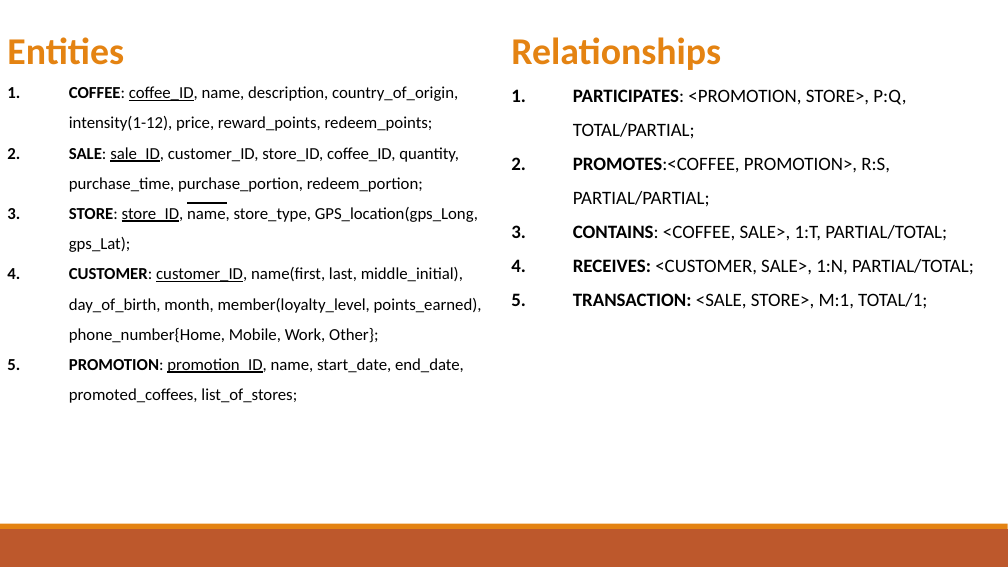
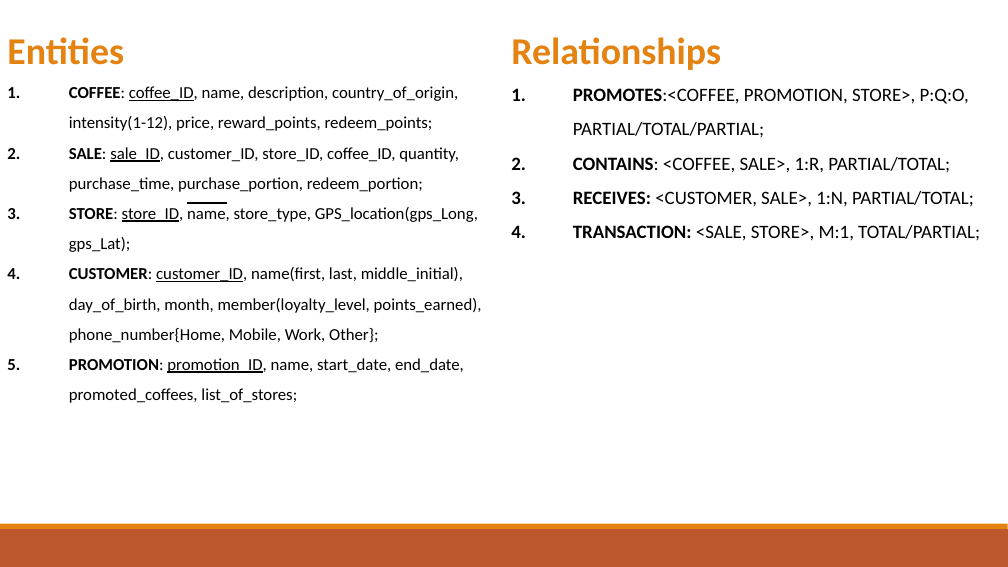
Before and after one commit to cnecciai/BoutiqueCoffee, a slide deck: slide 6 of Project/ER Model.pptx. Drawn at 1008x567 pixels with LibreOffice and Linux fonts; fonts in the diff are those of the drawing. Boxes give left, top, right and bottom in pixels: in the first picture for what was removed or moved away, otherwise in the second. Text is boxed around its words. In the diff, an @@ line names an element or a change of style, - is before the commit and + after.

```diff
--- a/Project/ER Model.pptx
+++ b/Project/ER Model.pptx
@@ text at (x1=573, y1=88, x2=969, y2=173): text changed @@
-1. PARTICIPATES: <PROMOTION, STORE>, P:Q, TOTAL/PARTIAL;
-2. PROMOTES:<COFFEE, PROMOTION>, R:S, PARTIAL/PARTIAL;
-3. CONTAINS: <COFFEE, SALE>, 1:T, PARTIAL/TOTAL;
+1. PROMOTES:<COFFEE, PROMOTION, STORE>, P:Q:O, PARTIAL/TOTAL/PARTIAL;
+2. CONTAINS: <COFFEE, SALE>, 1:R, PARTIAL/TOTAL;
@@ text at (x1=573, y1=225, x2=980, y2=241): text changed @@
-5. TRANSACTION: <SALE, STORE>, M:1, TOTAL/1;
+4. TRANSACTION: <SALE, STORE>, M:1, TOTAL/PARTIAL;
```
Also in this commit, not shown: 2 other slides changed.
